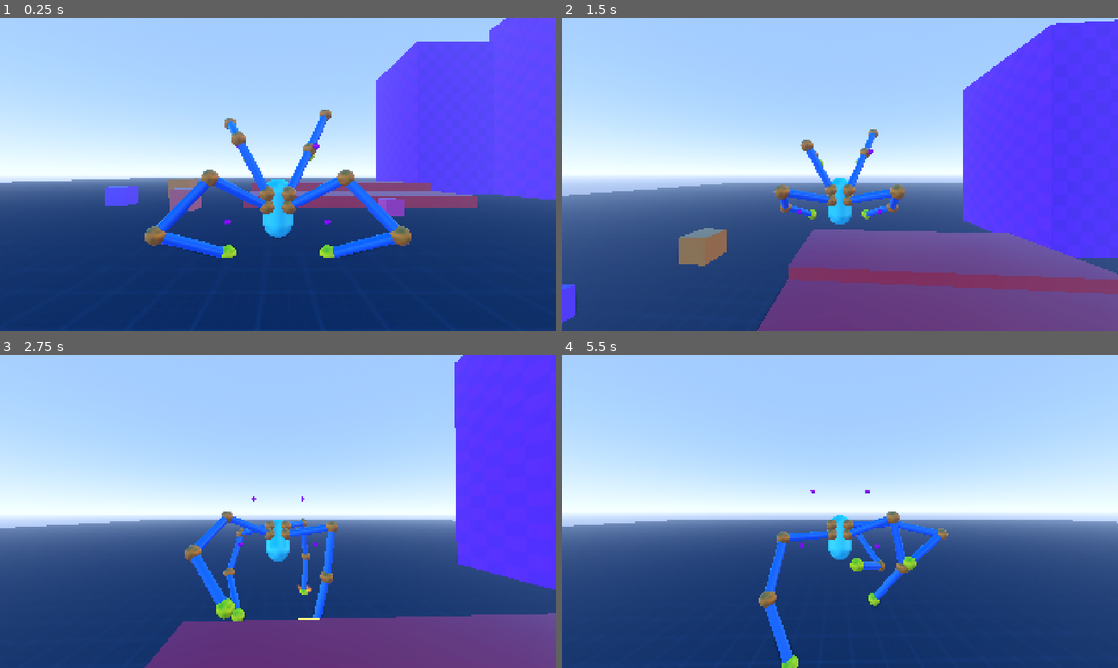
Above: before the commit, frames 1-4 (two rows, left to right).
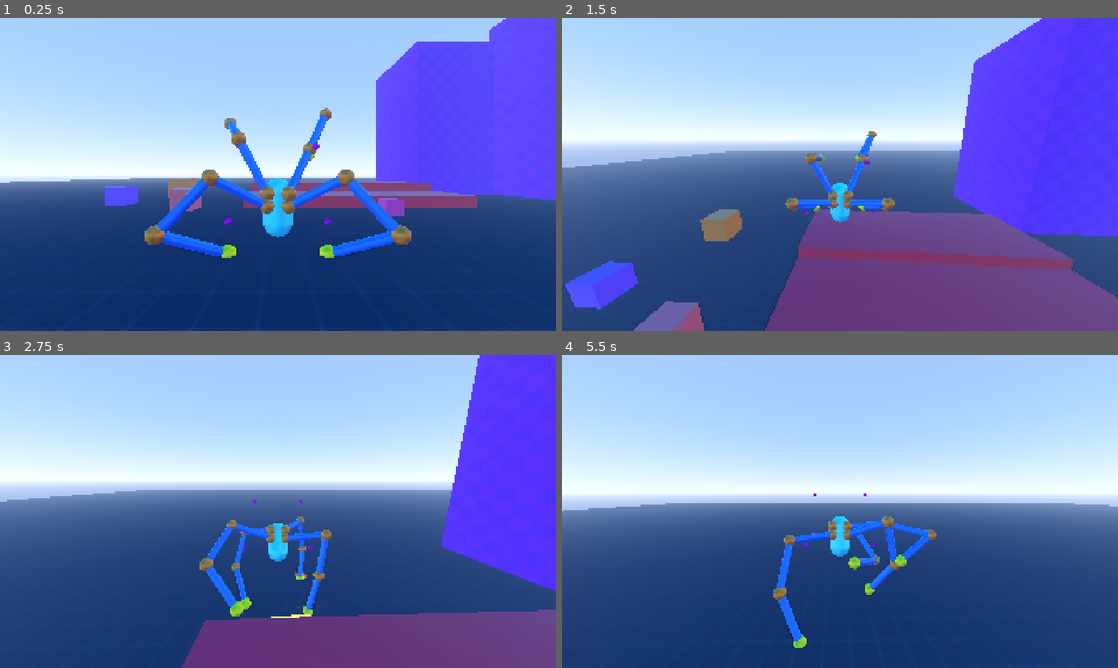
Above: after the commit, the same moments.

Repository: lliamsymonds04/doc-oc
Game: Godot game, scene res://main.tscn
Two runs of this game, one before a commit and one after it. Both use one fixed random seed, a clock stepped at 60 frames per second and the inputs below.
Inputs (mouse positions are in pixels of both pictures, inside the frame that each line leads up to):
- Up to frame 1 (0.25 s): no input
- Up to frame 2 (1.5 s): move the mouse to (867, 174) at 0.52 s; hold Shift (sprint) 0.53-1.28 s; hold W (forward) from 0.53 s (still down); tap Space (jump) at 0.77 s; move the mouse to (812, 174) at 1.27 s; tap Shift (sprint) at 1.35 s
- Up to frame 3 (2.75 s): keep holding W (forward); tap Space (jump) at 1.52 s; move the mouse to (289, 505) at 2.02 s; hold Shift (sprint) from 2.03 s (still down)
- Up to frame 4 (5.5 s): keep holding W (forward); move the mouse to (834, 517) at 2.77 s; release Shift (sprint) at 2.78 s; tap Shift (sprint) at 2.85, 4.35 s; tap Space (jump) at 3.02, 3.77, 4.52 s; move the mouse to (878, 514) at 3.52 s; hold Shift (sprint) 3.53-4.28 s; move the mouse to (795, 508) at 4.27 s; move the mouse to (845, 511) at 5.02 s; hold Shift (sprint) from 5.03 s (still down)

The runs differ from the first frame. In frame 1, 0.5% of the frame differs, in the area x 1-98%, y 1-77%; in frame 2, 34%, in the area x 0-100%, y 0-100%; in frame 3, 27%; in frame 4, 17%.

Commit message:
feat: sprint camera offsets with layered camera rig

Diff:
--- a/systems/player/camera_controller.gd
+++ b/systems/player/camera_controller.gd
@@ -21,11 +21,23 @@
 @export var max_trail: float = 0.8
 @export var max_trail_side: float = 1.0
 @export var max_trail_vert: float = 0.3
-@onready var cam: Camera3D = $CameraShakePivot/Camera3D
+# CameraOffset exists so the SpringArm can own its transform (it repositions
+# direct children every physics tick); CameraShakePivot below it is free for
+# per-frame trail/sprint offsets.
+@onready var camera_pivot: Node3D = $CameraOffset/CameraShakePivot
+@onready var cam: Camera3D = $CameraOffset/CameraShakePivot/Camera3D
+
+@export_category("Sprint")
+@export var sprint_blend_rate: float = 5.0
+@export var sprint_y_offset: float = 2.0
+@export var sprint_pitch_offset_deg = 12.0
 
 var _trauma: float = 0.0
 var _current_speed: float = 0.0
 var _trail := Vector3.ZERO
+
+var _sprinting: bool = false
+var _sprint_weight: float = 0.0
 
 func _ready() -> void:
 	Input.mouse_mode = Input.MOUSE_MODE_CAPTURED
@@ -37,6 +49,10 @@
 func set_current_speed(value: float) -> void:
 	_current_speed = max(value, 0.0)
 
+func set_sprinting(active: bool) -> void:
+	_sprinting = active
+
+
 func update_motion(dt: float, velocity: Vector3) -> void:
 	var local_vel: Vector3 = global_transform.basis.inverse() * velocity
 
@@ -46,7 +62,9 @@
 		clampf(-local_vel.z * trail_strength, -max_trail, max_trail)
 	)
 	_trail = _trail.lerp(target, 1.0 - exp(-trail_rate * dt))
-	$CameraShakePivot.position = _trail
+
+	var world_offset := Vector3.UP * sprint_y_offset * _sprint_weight
+	camera_pivot.position = _trail + global_transform.basis.inverse() * world_offset
 
 func _process(dt: float) -> void:
 	if _trauma > 0:
@@ -69,6 +87,11 @@
 	var current_fov = cam.fov
 	cam.fov = lerpf(current_fov, target_fov, dt*fov_change_rate)
 
+	_sprint_weight = lerpf(_sprint_weight, 1.0 if _sprinting else 0.0, 1.0 - exp(-sprint_blend_rate*dt))
+
+	cam.rotation_degrees.x = -sprint_pitch_offset_deg * _sprint_weight
+
+
 # Called every frame. 'delta' is the elapsed time since the previous frame.
 func _input(event: InputEvent) -> void:
 	if event is InputEventMouseMotion:
--- a/systems/player/player.tscn
+++ b/systems/player/player.tscn
@@ -66,15 +66,19 @@
 shape = SubResource("CapsuleShape3D_m2c1y")
 
 [node name="CameraController" type="SpringArm3D" parent="." unique_id=889996896]
+physics_interpolation_mode = 2
 transform = Transform3D(1, 0, 0, 0, 1, 0, 0, 0, 1, 0, 2.1461957, 0)
 spring_length = 7.0
 script = ExtResource("1_2anqx")
 sensitivity = 0.04
 
-[node name="CameraShakePivot" type="Node3D" parent="CameraController" unique_id=214600169]
+[node name="CameraOffset" type="Node3D" parent="CameraController" unique_id=359982155]
+
+[node name="CameraShakePivot" type="Node3D" parent="CameraController/CameraOffset" unique_id=214600169]
+physics_interpolation_mode = 1
+
+[node name="Camera3D" type="Camera3D" parent="CameraController/CameraOffset/CameraShakePivot" unique_id=1441241849]
 physics_interpolation_mode = 2
-
-[node name="Camera3D" type="Camera3D" parent="CameraController/CameraShakePivot" unique_id=1441241849]
 
 [node name="TiltPivot" type="Node3D" parent="." unique_id=566898379]
 
--- a/systems/player/states/grounded_state.gd
+++ b/systems/player/states/grounded_state.gd
@@ -106,9 +106,11 @@
 	if want_sprint and !is_sprinting:
 		is_sprinting = true
 		_set_arms_as_legs(true)
+		p.camera_controller.set_sprinting(true)
 	elif is_sprinting and !want_sprint:
 		is_sprinting = false
 		_set_arms_as_legs(false)
+		p.camera_controller.set_sprinting(false)
 
 
 func _update_camera_alignment(dt: float, is_moving: bool) -> void:
